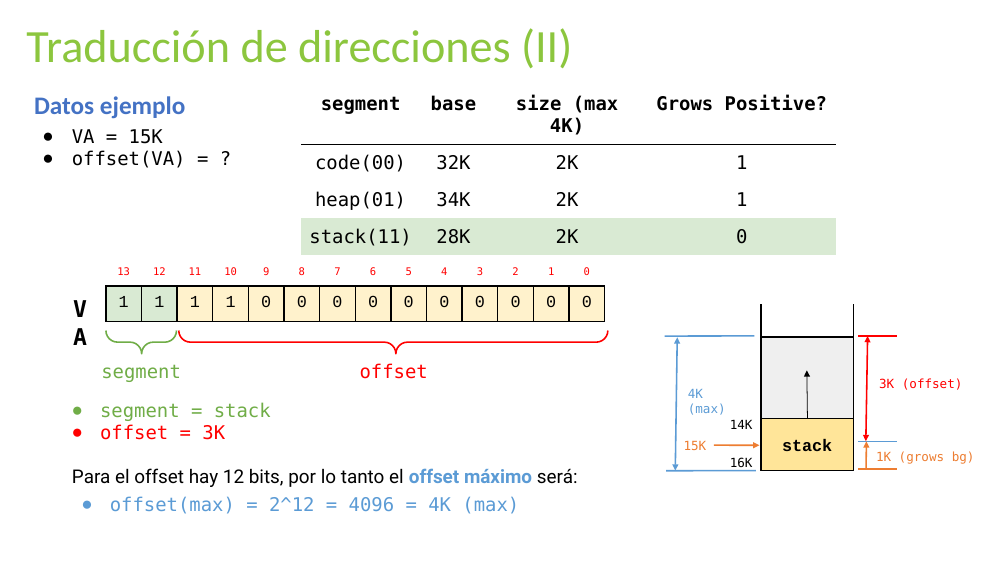
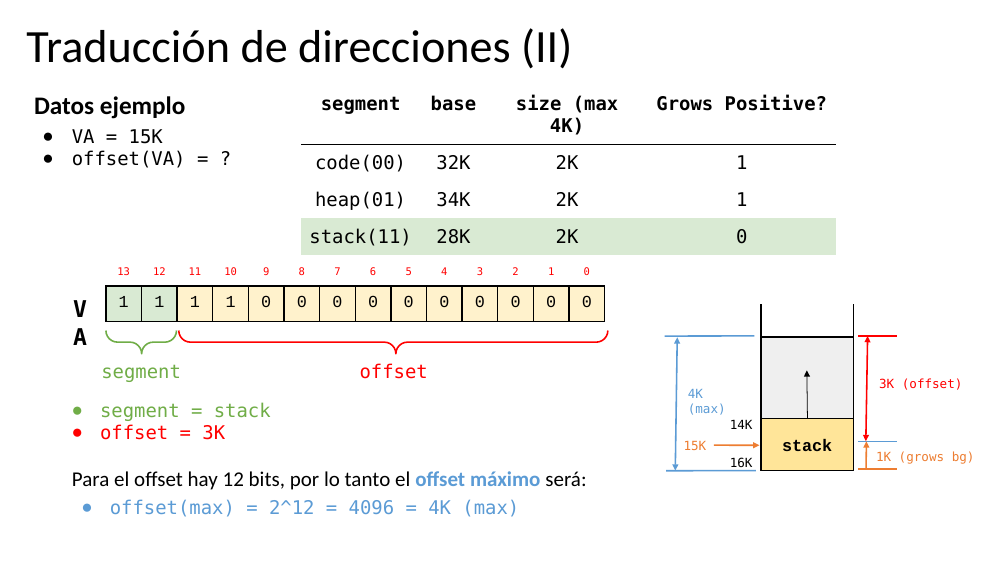
Before and after one commit to udea-so/apuntes_2026-2_SO-virtual, a slide deck: slide 46 of clase_09/SO_apuntes_clase9.pptx (slide 39 before the commit). Drawn at 1008x567 pixels with LibreOffice and Linux fonts; fonts in the diff are those of the drawing. Boxes give left, top, right and bottom in pixels: in the first picture for what was removed or moved away, otherwise in the second. Text is boxed around its words. In the diff, an @@ line names an element or a change of style, - is before the commit and + after.

```diff
--- a/clase_09/SO_apuntes_clase9.pptx
+++ b/clase_09/SO_apuntes_clase9.pptx
@@ title "Traducción de direcciones (II)" at (26, 28, 572, 69): text colour #8CC63E to #000000 @@
@@ text at (34, 96, 186, 119): text colour #4472C4 to #000000 in "Datos ejemplo" @@
@@ text at (72, 471, 586, 490): size 18 to 20 pt, font Roboto to Calibri in "Para el offset hay 12 bits, por ..." @@
```
Also in this commit, not shown: 46 other slides changed, 12 slides added, 1 slide removed, 6 other files.
